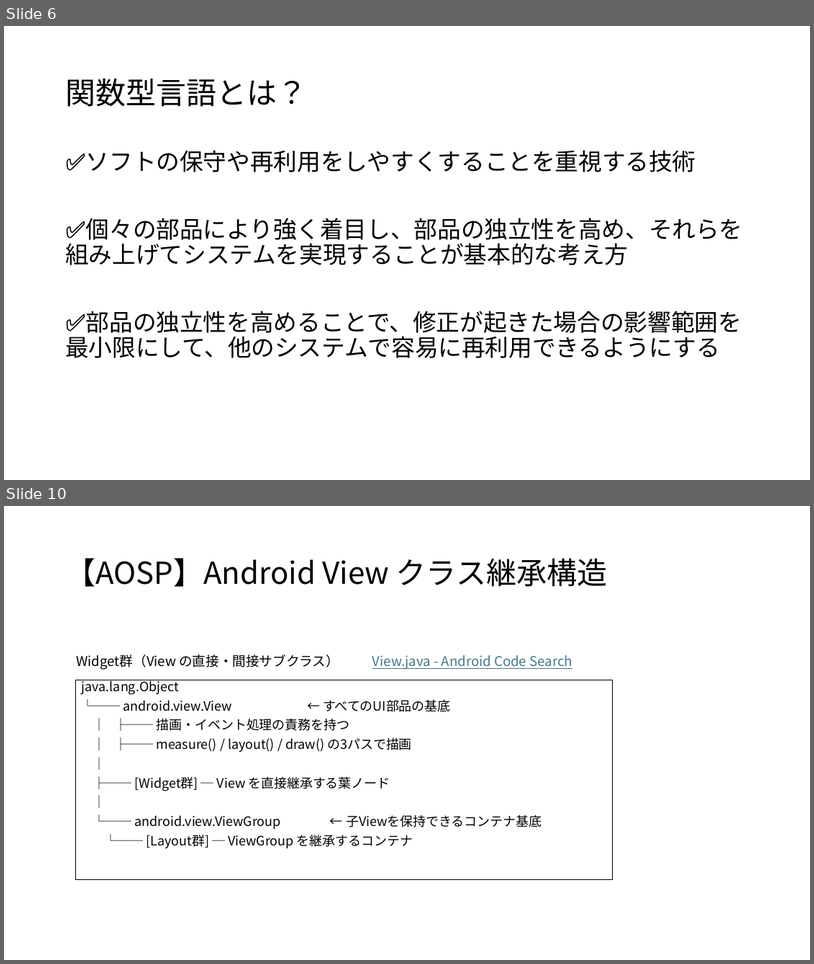
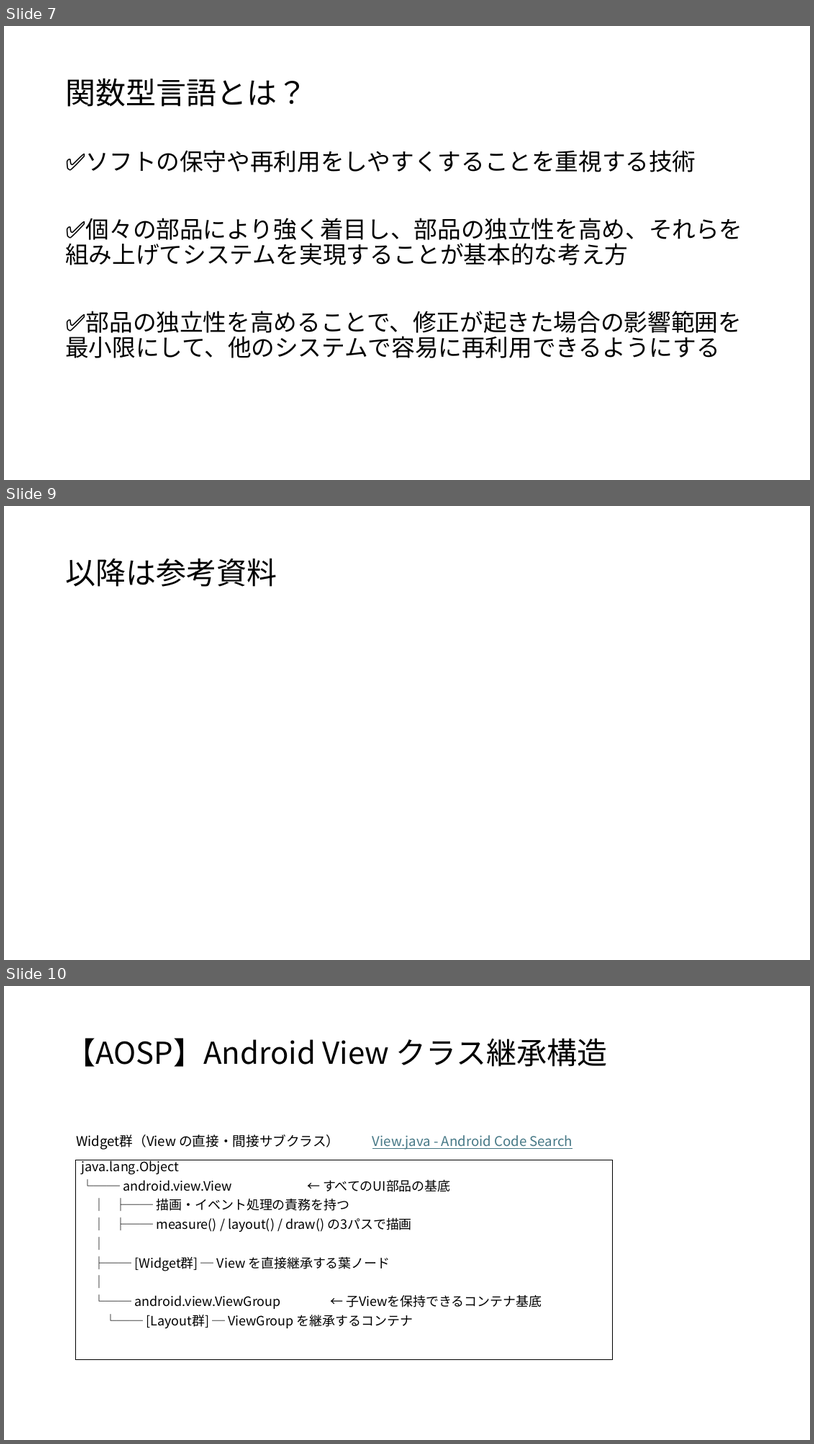
Before and after one commit to koga-miko/misc, a slide deck: java-report/OOP概要.pptx. Shown one above the other, each under a label of ours: slides 6 and 10 before the commit, slides 7, 9 and 10 after it; the slides between them are not shown. The pictures are 814x964 and 814x1444 pixels, drawn with LibreOffice and Linux fonts; fonts in the diff are those of the drawing. Boxes give left, top, right and bottom in pixels: in the first picture for what was removed or moved away, otherwise in the second. Text is boxed around its words. In the diff, an @@ line names an element or a change of style, - is before the commit and + after.

```diff
--- a/java-report/OOP概要.pptx
+++ b/java-report/OOP概要.pptx
@@ slide 9 added at (4,506,810,960), background #FFFFFF @@
@@ title added at (65,558,277,587), 36 pt, text #000000 @@
+以降は参考資料
@@ what was slide 6 is now slide 7 @@
```
Also in this commit, not shown: 4 slides changed, 2 other slides added, 4 slides removed, 2 other files.
